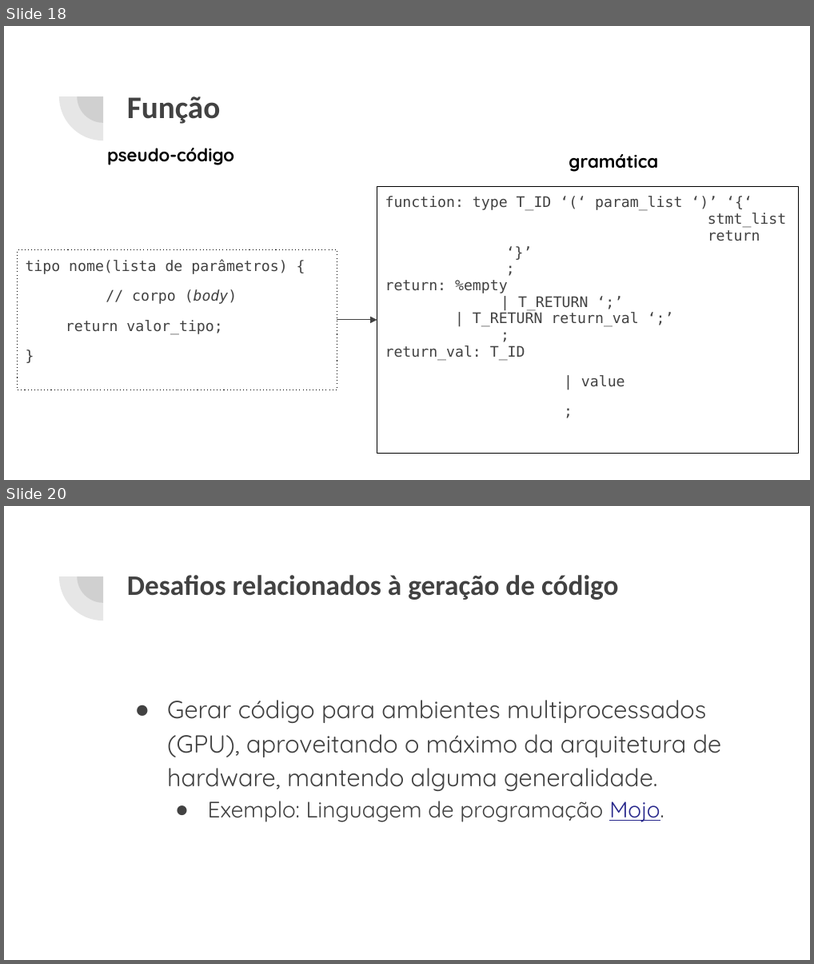
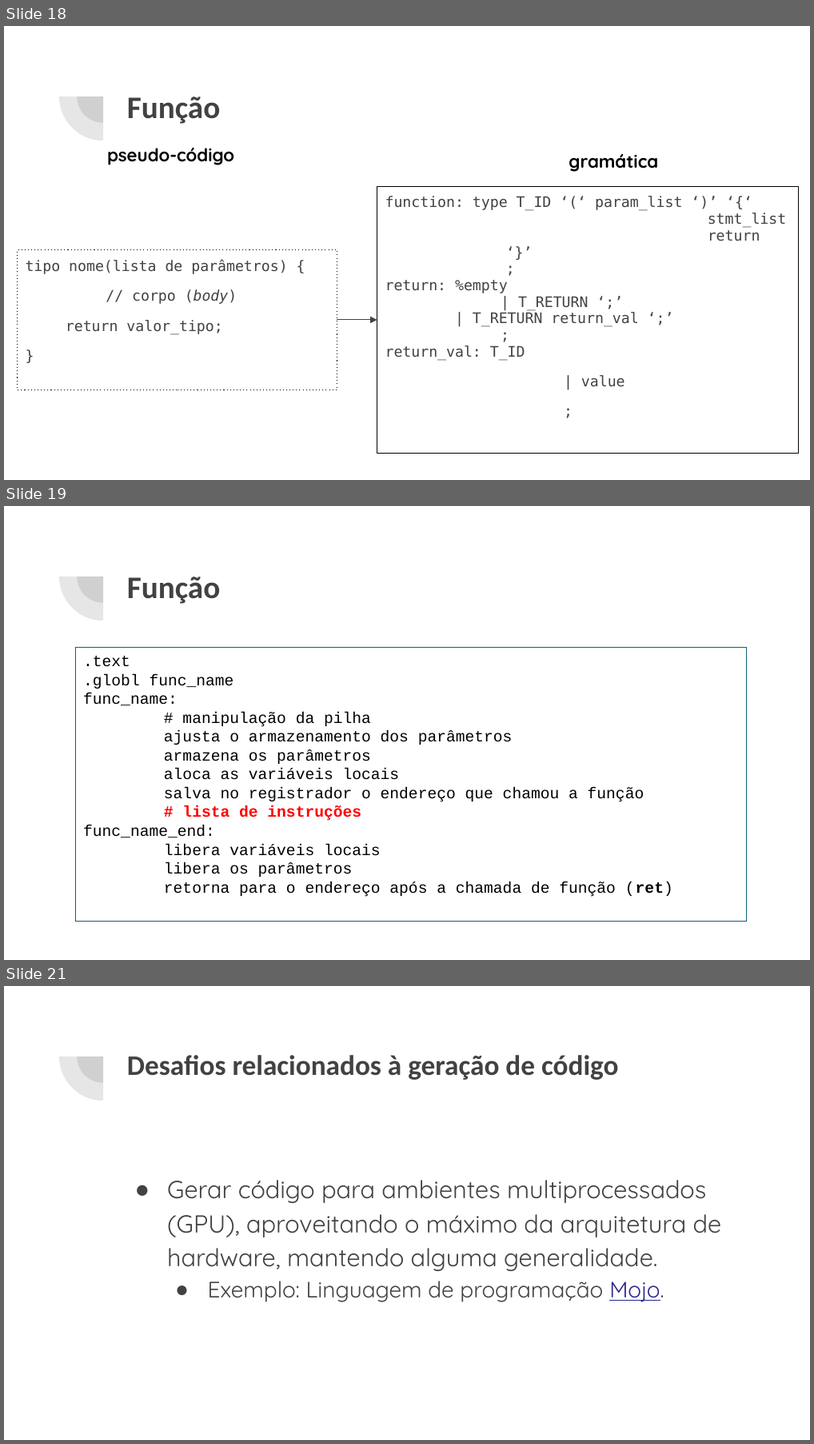
Before and after one commit to ajholanda/edu-compiladores, a slide deck: slides/geracao_codigo.pptx. Shown one above the other, each under a label of ours: slides 18 and 20 before the commit, slides 18, 19 and 21 after it; the slides between them are not shown. The pictures are 814x964 and 814x1444 pixels, drawn with LibreOffice and Linux fonts; fonts in the diff are those of the drawing. Boxes give left, top, right and bottom in pixels: in the first picture for what was removed or moved away, otherwise in the second. Text is boxed around its words. In the diff, an @@ line names an element or a change of style, - is before the commit and + after.

```diff
--- a/slides/geracao_codigo.pptx
+++ b/slides/geracao_codigo.pptx
@@ slide 19 added at (4, 506, 810, 960), background #FFFFFF; not listed: 2 template elements that a slide beside it also shows @@
@@ title added at (127, 576, 221, 604), 28 pt, text #424242, bold @@
+Função
@@ rectangle added at (76, 647, 747, 921), outline #0B6374 0.75 pt, 14 pt, text #000000 @@
+.text
+.globl func_name
+func_name:
+# manipulação da pilha
+ajusta o armazenamento dos parâmetros
+armazena os parâmetros
+aloca as variáveis locais
+salva no registrador o endereço que chamou a função
+# lista de instruções
+func_name_end:
+libera variáveis locais
+libera os parâmetros
+retorna para o endereço após a chamada de função (ret)
@@ what was slide 20 is now slide 21 @@
```
Also in this commit, not shown: 2 slides changed.
